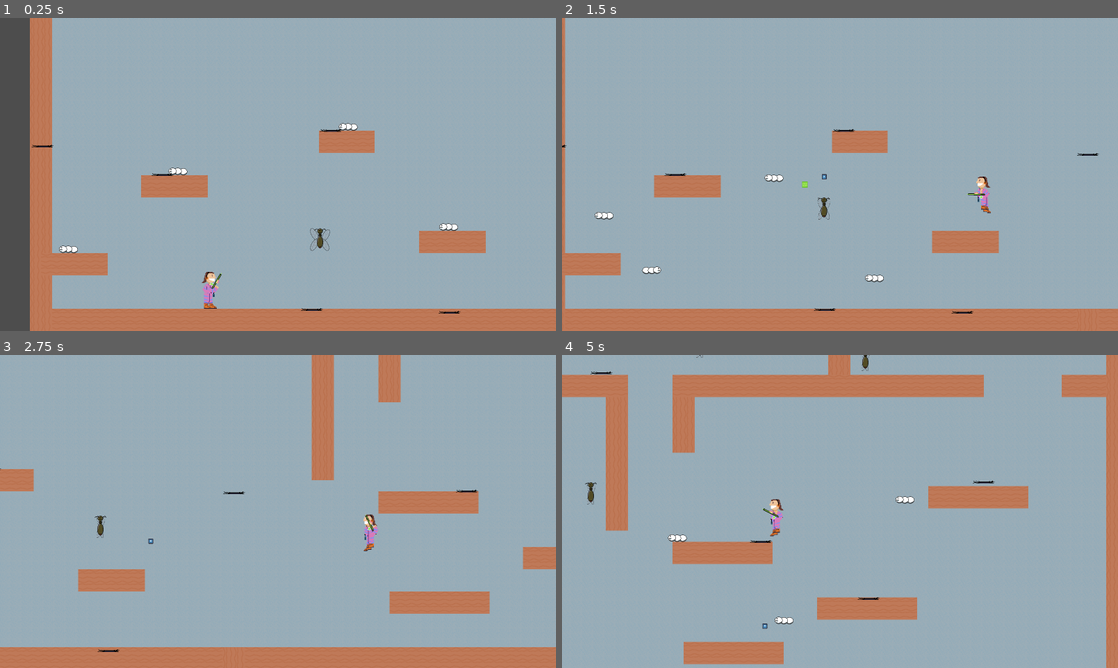
Above: before the commit, frames 1-4 (two rows, left to right).
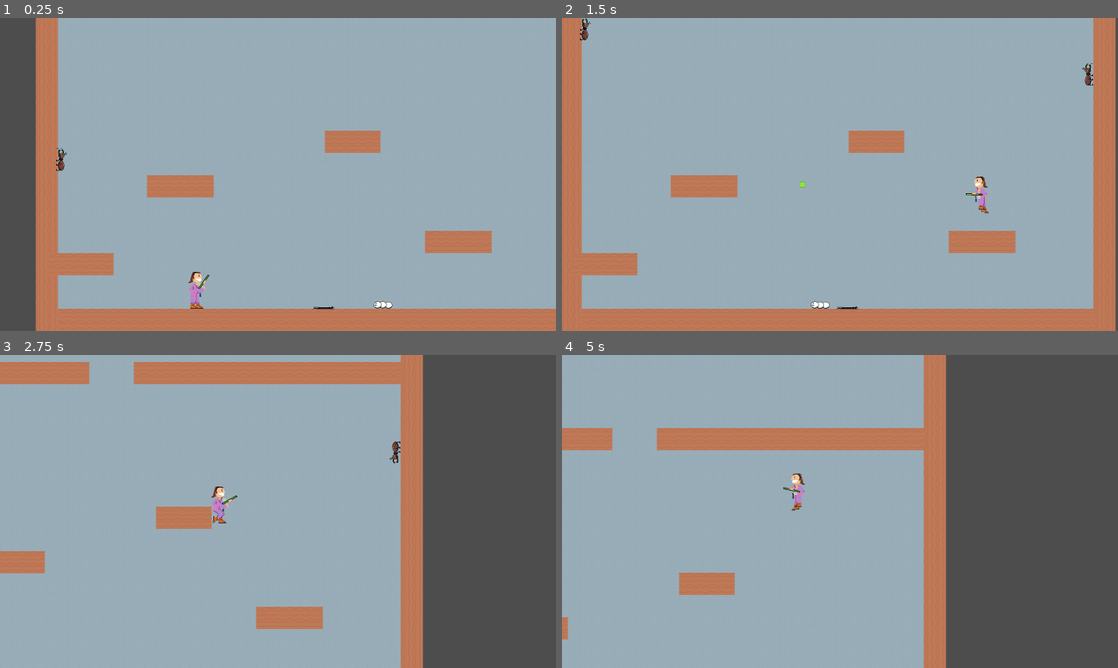
Above: after the commit, the same moments.

Repository: deruitda/ludum-dare-56
Game: Godot game, scene res://scenes/levels/termite_extermination_andrew.tscn
The game is run twice, just before and just after one commit, with the same random seed, the same clock (stepped at 60 frames per second) and the same inputs. Before the commit the project starts from res://scenes/levels/Wesleytermite_extermination.tscn. The engine's default icon, where the game draws it, is replaced by a stand-in: a white triangle on a blue panel in a dark square.
Inputs (mouse positions are in pixels of both pictures, inside the frame that each line leads up to):
- Up to frame 1 (0.25 s): no input
- Up to frame 2 (1.5 s): move the mouse to (962, 158) at 0.52 s; hold D (move_right) from 0.53 s (still down); click (962, 158) at 0.6 s; tap Space (jump) at 0.77, 1.07 s; move the mouse to (728, 190) at 1.27 s; click (728, 190) at 1.35 s
- Up to frame 3 (2.75 s): tap Space (jump) at 1.52, 1.82 s; move the mouse to (333, 442) at 2.02 s; release D (move_right) at 2.03 s; hold A (move_left) from 2.03 s (still down); click (333, 442) at 2.1 s
- Up to frame 4 (5 s): move the mouse to (812, 574) at 2.77 s; release A (move_left) at 2.78 s; hold D (move_right) 2.78-4.28 s; click (812, 574) at 2.85 s; tap Space (jump) at 3.02, 3.32, 3.77, 4.07, 4.52, 4.82 s; move the mouse to (1006, 558) at 3.52 s; click (1006, 558) at 3.6 s; move the mouse to (673, 464) at 4.27 s; hold A (move_left) from 4.28 s (still down); click (673, 464) at 4.35 s

The runs differ from the first frame. In frame 1, 3.8% of the frame differs, in the area x 5-89%, y 0-100%; in frame 2, 9.4%; in frame 3, 42%; in frame 4, 50%, in the area x 0-100%, y 0-100%.

Commit message:
soldier movement start

Diff:
--- a/project.godot
+++ b/project.godot
@@ -11,7 +11,7 @@
 [application]
 
 config/name="ludum-dare-56"
-run/main_scene="res://scenes/levels/Wesleytermite_extermination.tscn"
+run/main_scene="res://scenes/levels/termite_extermination_andrew.tscn"
 config/features=PackedStringArray("4.3", "GL Compatibility")
 config/icon="res://icon.svg"
 
--- a/scenes/enemies/termite_soldier.gd
+++ b/scenes/enemies/termite_soldier.gd
@@ -5,12 +5,21 @@
 @onready var enemy_walk_direction: EnemyWalkDirection = $EnemyWalkDirection
 @onready var animated_sprite_2d: AnimatedSprite2D = $AnimatedSprite2D
 @onready var toggle_direction_timer: Timer = $EnemyWalkDirection/ToggleDirectionTimer
+@onready var rage_ray: RayCast2D = $RageRay
+
+@onready var is_raging: bool = false
+@export var wall_is_right: bool = true
+@export var start_walking_up: bool = true
 
 func _ready() -> void:
-	if rotation == 90:
+	if start_walking_up:
+		enemy_walk_direction.set_current_direction(Vector2.UP)
+	else:
 		enemy_walk_direction.set_current_direction(Vector2.DOWN)
-	else:
-		enemy_walk_direction.set_current_direction(Vector2.UP)
+
+	rotation = deg_to_rad(-90)
+	if not wall_is_right:
+		animated_sprite_2d.flip_v = true
 
 
 func _process(delta: float) -> void:
@@ -18,11 +27,18 @@
 		set_current_direction()
 	elif enemy_walk_direction.current_direction == Vector2.UP:
 		animated_sprite_2d.flip_h = false
+		rage_ray.rotation = deg_to_rad(-90)
 	elif enemy_walk_direction.current_direction == Vector2.DOWN:
 		animated_sprite_2d.flip_h = true
+		rage_ray.rotation = deg_to_rad(90)
 
 # Called every frame. 'delta' is the elapsed time since the previous frame.
 func _physics_process(delta: float) -> void:
+	if player_is_in_rage_view():
+		is_raging = true
+	else:
+		is_raging = false
+
 	if is_on_wall() and (is_on_ceiling() || is_on_floor()):
 		enemy_walk_direction.toggle_current_direction()
 
@@ -30,7 +46,7 @@
 		velocity_component.apply_move(enemy_walk_direction.current_direction, delta)
 	elif not is_on_wall():
 		var wall_direction = Vector2.RIGHT
-		if enemy_walk_direction.current_direction == Vector2.DOWN:
+		if not wall_is_right:
 			wall_direction = Vector2.LEFT
 		velocity_component.apply_move(wall_direction, delta)
 	velocity_component.do_character_move(self)
@@ -43,7 +59,11 @@
 func _on_died() -> void:
 	queue_free()
 
-
+func player_is_in_rage_view() -> bool:
+	var collider = rage_ray.get_collider()
+	if collider:
+		return true
+	return false
 
 func _on_toggle_direction_timer_timeout() -> void:
 	enemy_walk_direction.toggle_current_direction()
--- a/scenes/enemies/termite_soldier.tscn
+++ b/scenes/enemies/termite_soldier.tscn
@@ -148,7 +148,7 @@
 
 [node name="ToggleDirectionTimer" type="Timer" parent="EnemyWalkDirection"]
 
-[node name="RayCast2D" type="RayCast2D" parent="."]
+[node name="RageRay" type="RayCast2D" parent="."]
 rotation = -1.5708
 target_position = Vector2(0, 500)
 collision_mask = 7
--- a/scenes/levels/termite_extermination_andrew.tscn
+++ b/scenes/levels/termite_extermination_andrew.tscn
@@ -61,3 +61,8 @@
 [node name="TermiteSoldier" parent="." instance=ExtResource("6_0qe46")]
 position = Vector2(1511, -325)
 rotation = -1.5708
+
+[node name="TermiteSoldier2" parent="." instance=ExtResource("6_0qe46")]
+position = Vector2(84, -455)
+rotation = -1.5708
+wall_is_right = false
